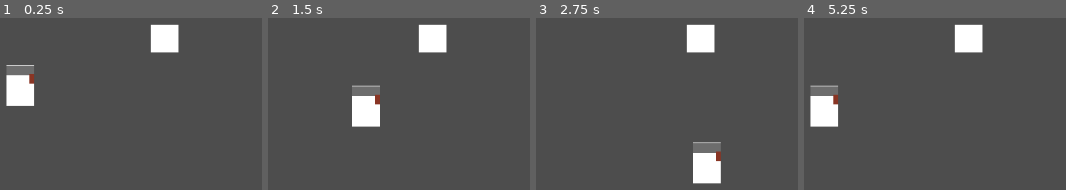
Above: before the commit, frames 1-4 (left to right).
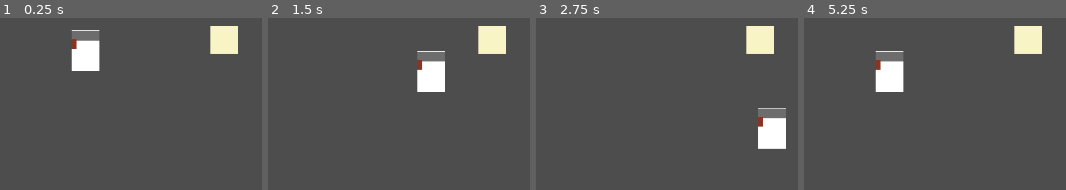
Above: after the commit, the same moments.

Repository: Cobeannn/video-game
Game: Godot game, scene res://scenes/main_game.tscn
Two runs of this game, one before a commit and one after it. Both use one fixed random seed, a clock stepped at 60 frames per second and the inputs below.
Inputs:
- Up to frame 1 (0.25 s): no input
- Up to frame 2 (1.5 s): tap Enter at 0.5 s; hold Right (ui_right) 0.53-1.28 s; hold Down (ui_down) from 1.28 s (still down)
- Up to frame 3 (2.75 s): release Down (ui_down) at 2.03 s; hold Right (ui_right) from 2.03 s (still down)
- Up to frame 4 (5.25 s): release Right (ui_right) at 2.78 s; hold Up (ui_up) 2.78-3.53 s; hold Left (ui_left) 3.53-5.03 s; hold Down (ui_down) from 5.03 s (still down)

The runs differ from the first frame. In frame 1, 8.7% of the frame differs, in the area x 2-91%, y 3-52%; in frame 2, 8.6%; in frame 3, 8.8%; in frame 4, 8.8%, in the area x 2-91%, y 3-64%.

Commit message:
Added picking up

Diff:
--- a/video-game/scenes/main_game.tscn
+++ b/video-game/scenes/main_game.tscn
@@ -12,8 +12,7 @@
 [node name="Node2D" type="Node2D" unique_id=397669883]
 
 [node name="CharacterBody2D" type="CharacterBody2D" parent="." unique_id=1876019374]
-position = Vector2(149, 128)
-scale = Vector2(-1, 1)
+position = Vector2(243, 78)
 script = ExtResource("1_s3esy")
 
 [node name="ColorRect" type="ColorRect" parent="CharacterBody2D" unique_id=1291774109]
@@ -43,16 +42,26 @@
 shape = SubResource("RectangleShape2D_q7yvd")
 
 [node name="Area2D" type="Area2D" parent="." unique_id=935567722 node_paths=PackedStringArray("player")]
-position = Vector2(337, 40)
+position = Vector2(443, 62)
 script = ExtResource("2_72e8q")
 player = NodePath("../CharacterBody2D")
 
 [node name="ColorRect" type="ColorRect" parent="Area2D" unique_id=683643372]
-offset_right = 40.0
-offset_bottom = 40.0
+anchors_preset = 8
+anchor_left = 0.5
+anchor_top = 0.5
+anchor_right = 0.5
+anchor_bottom = 0.5
+offset_left = -20.0
+offset_top = -20.0
+offset_right = 20.0
+offset_bottom = 20.0
+grow_horizontal = 2
+grow_vertical = 2
+pivot_offset = Vector2(62, 54)
+color = Color(0.9764706, 0.95686275, 0.7764706, 1)
 
 [node name="CollisionShape2D" type="CollisionShape2D" parent="Area2D" unique_id=1329345888]
-position = Vector2(19.5, 19)
 shape = SubResource("RectangleShape2D_72e8q")
 
 [connection signal="body_entered" from="Area2D" to="CharacterBody2D" method="_on_stock_touch"]
--- a/video-game/scripts/stock_box.gd
+++ b/video-game/scripts/stock_box.gd
@@ -4,12 +4,9 @@
 
 # Called every frame. 'delta' is the elapsed time since the previous frame.
 func _process(delta: float) -> void:
+	var tween = get_tree().create_tween()
 	if player.pick_up:
-		position = player.position + Vector2(40,-20)
+		tween.tween_property(self, "position", player.position + Vector2(30,0)*Input.get_axis("ui_left","ui_right"), 0.1)
 		await get_tree().create_timer(0.2).timeout
 		if Input.is_action_just_pressed("ui_interact"):
 			player.pick_up = false
-
-
-func _player_touch(area: Area2D) -> void:
-	print("AHHH")
